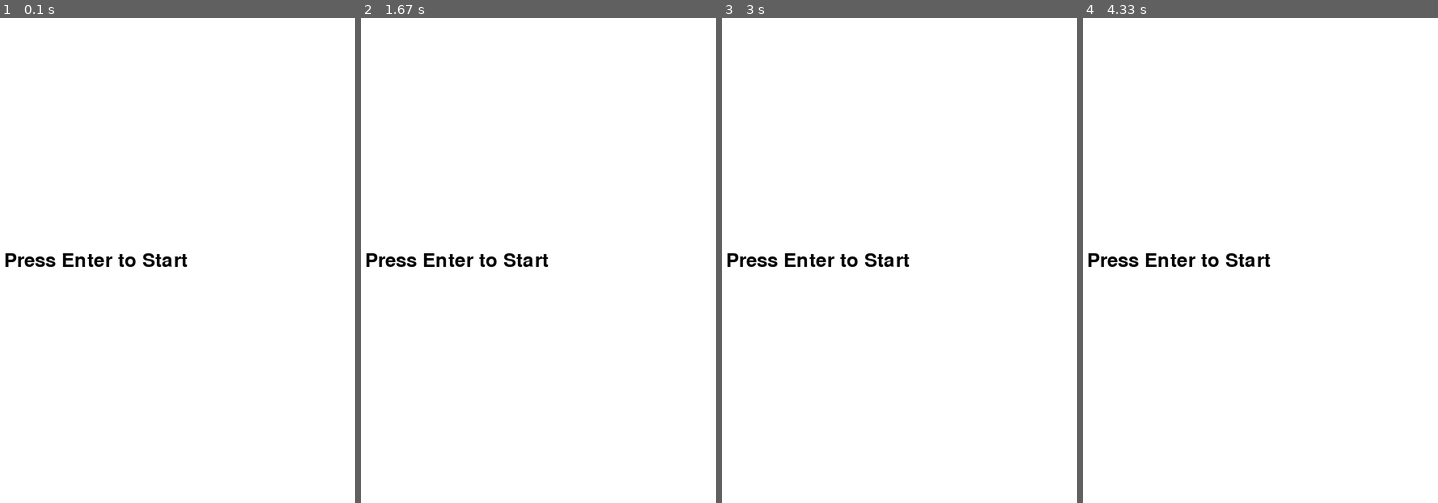
Above: before the commit, frames 1-4 (left to right).
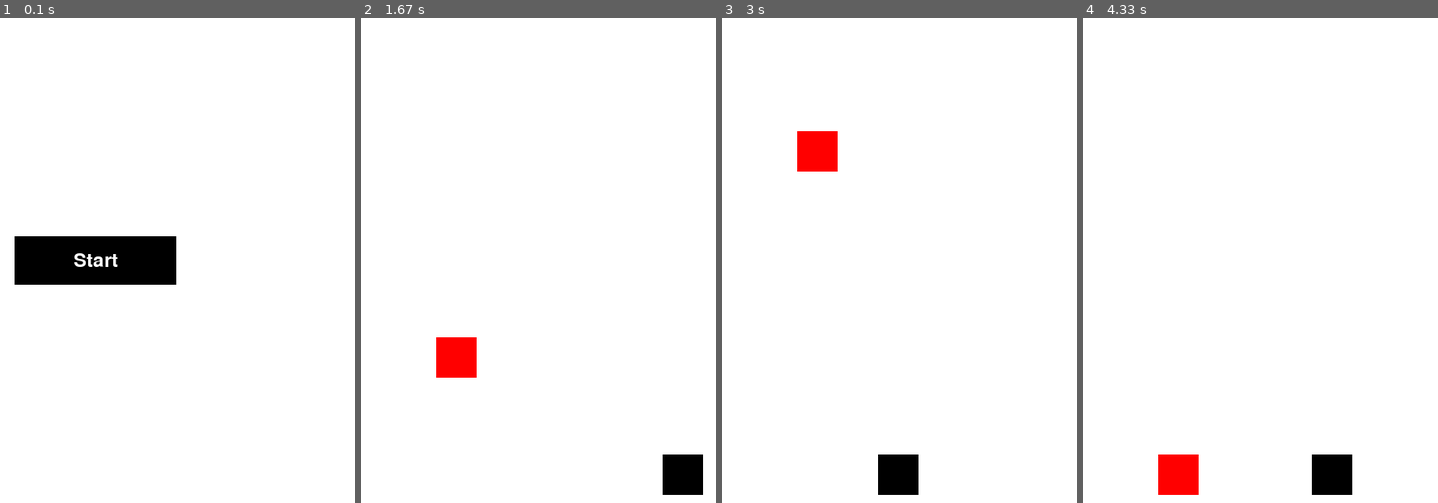
Above: after the commit, the same moments.

Repository: zwazel/pygame-experiment
Game: pygame game, started from main.py
Same seed, same stepped clock (60 frames per second), same inputs: the game is played once before the commit and once after it.
Inputs (mouse positions are in pixels of both pictures, inside the frame that each line leads up to):
- Up to frame 1 (0.1 s): no input
- Up to frame 2 (1.67 s): click (456, 260) at 0.38 s, where only the run after the commit has a clickable "Start"; hold D 0.67-1.13 s; hold D 1.17-1.63 s
- Up to frame 3 (3 s): hold A 1.67-2.2 s; hold A 2.23-2.63 s; hold D from 2.67 s (still down)
- Up to frame 4 (4.33 s): release D at 3.3 s; hold A 3.33-3.8 s; hold D 3.83-4.3 s

The runs differ from the first frame. In frame 1, 4.3% of the frame differs, in the area x 1-53%, y 45-55%; in frame 2, 2.6%; in frame 3, 2.6%; in frame 4, 2.6%.

Commit message:
squares and when colliding back to main menu

Diff:
--- a/main.py
+++ b/main.py
@@ -1,5 +1,6 @@
+import sys
+
 import pygame
-import sys
 
 # Initialize Pygame
 pygame.init()
@@ -39,6 +40,9 @@
 black_square_y = height - black_square_size - 10  # Start position near the bottom
 black_square_speed = 5
 
+# Define the start button
+button_rect = pygame.Rect(width // 2 - 100, height // 2 - 30, 200, 60)
+
 # Main game loop
 while True:
     for event in pygame.event.get():
@@ -46,14 +50,18 @@
             pygame.quit()
             sys.exit()
 
-        if current_state == MENU and event.type == pygame.KEYDOWN and event.key == pygame.K_RETURN:
-            # Switch to the game state when the user presses Enter in the main menu
-            current_state = GAME
+        # Check for mouse button click
+        if event.type == pygame.MOUSEBUTTONDOWN and event.button == 1:
+            x, y = event.pos
+            if button_rect.collidepoint(x, y) and current_state == MENU:
+                # Switch to the game state when the user clicks the button in the main menu
+                current_state = GAME
 
     # Main menu
     if current_state == MENU:
         screen.fill(white)
-        text = font.render("Press Enter to Start", True, black)
+        pygame.draw.rect(screen, black, button_rect)
+        text = font.render("Start", True, white)
         screen.blit(text, (width // 2 - text.get_width() // 2, height // 2 - text.get_height() // 2))
 
     # Game state
@@ -77,12 +85,13 @@
         black_rect = pygame.Rect(black_square_x, black_square_y, black_square_size, black_square_size)
 
         if red_rect.colliderect(black_rect):
-            print("Collision!")
-
             # Reset the positions of both squares
             red_square_y = 10
             black_square_x = width // 2 - black_square_size // 2
             black_square_y = height - black_square_size - 10
+
+            # Switch back to the menu state
+            current_state = MENU
 
         # Clear the screen
         screen.fill(white)
@@ -91,7 +100,8 @@
         pygame.draw.rect(screen, red_square_color, (red_square_x, red_square_y, red_square_size, red_square_size))
 
         # Draw the black square
-        pygame.draw.rect(screen, black_square_color, (black_square_x, black_square_y, black_square_size, black_square_size))
+        pygame.draw.rect(screen, black_square_color, (black_square_x, black_square_y, black_square_size,
+                                                      black_square_size))
 
     # Update the display
     pygame.display.flip()
